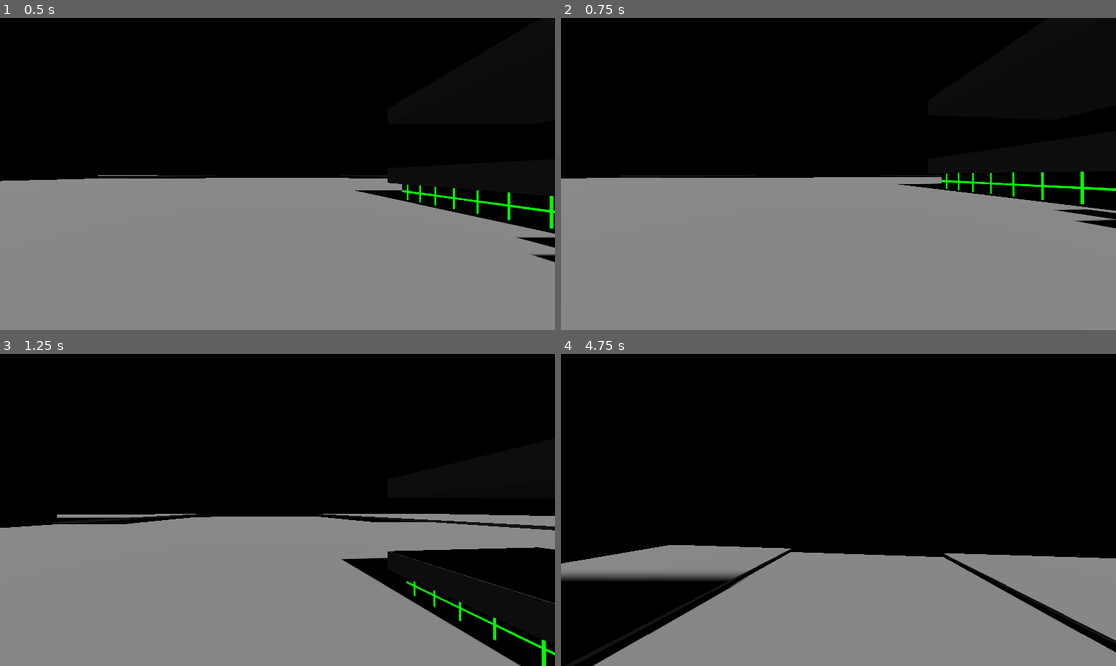
Above: before the commit, frames 1-4 (two rows, left to right).
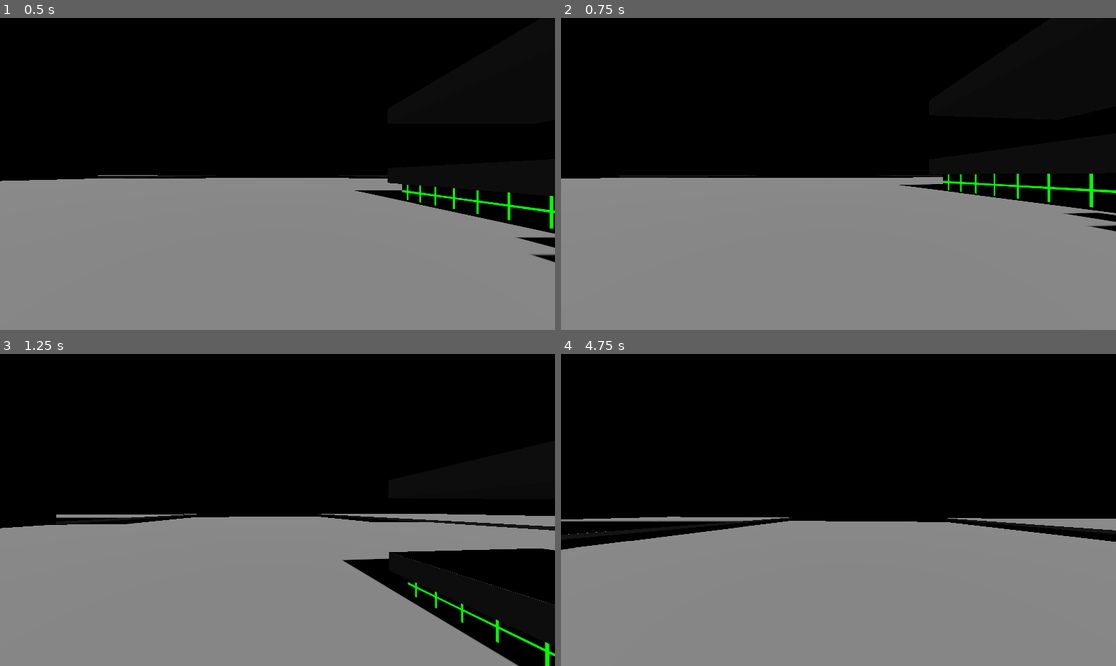
Above: after the commit, the same moments.

Repository: SamuTheFrog/StF-FirstPersonTemplate-GD4
Game: Godot game, scene res://scenes/maps/world_3D_00.tscn
Two runs of this game, one before a commit and one after it. Both use one fixed random seed, a clock stepped at 60 frames per second and the inputs below.
Inputs (mouse positions are in pixels of both pictures, inside the frame that each line leads up to):
- Up to frame 1 (0.5 s): no input
- Up to frame 2 (0.75 s): tap Enter at 0.5 s; move the mouse to (866, 174) at 0.52 s; hold W (move_forward) from 0.53 s (still down); hold C (move_crouch) from 0.53 s (still down)
- Up to frame 3 (1.25 s): keep holding W (move_forward); keep holding C (move_crouch); tap Space (move_jump) at 0.77, 1.07 s; tap Ctrl (move_dodge) at 0.8 s
- Up to frame 4 (4.75 s): keep holding W (move_forward); move the mouse to (810, 510) at 1.27 s; release C (move_crouch) at 1.28 s; tap Ctrl (move_dodge) at 1.35, 3.8, 4.35 s; tap Space (move_jump) at 1.52, 1.82, 2.3, 2.85, 3.02, 3.32, 3.77, 4.07, 4.52 s; tap Shift (move_sprint) at 1.55, 4.55 s; move the mouse to (849, 503) at 2.02 s; hold Shift (move_sprint) 2.03-2.78 s; move the mouse to (832, 516) at 2.77 s; tap C (move_crouch) at 3.05 s; move the mouse to (877, 513) at 3.52 s; hold C (move_crouch) 3.53-4.28 s; move the mouse to (794, 506) at 4.27 s

Frame 1 is identical in both runs. In frame 2, 1.4% of the frame differs, in the area x 4-100%, y 49-69%; in frame 3, 0.9%; in frame 4, 15%, in the area x 0-100%, y 52-100%.

Commit message:
Update_0.0.6
Patch-Fix 0.0.6
Previous version, 0.0.3, fucking broke everything.
Head bob, colliders, framerate, physics, interpolation, everything. Crouching for some reason was a massive pain in the ass to implement. Nearly every implementation of it broke the entire movement script. 
However, I finally figured it out, 3 versions/revisions later. 

While crouched the player can no longer sprint or dodge, however jumping is still possible, and crouching while mid-air is also possible. 
Crouching also slows player and toggles a hitbox that allows to go beneath physics areas - a different hibox entirely will be used for hit detection and environmental damage.
ALL movement is linearly interpolated - crouching, standing, sprinting, dodging, it's all very smooth and feels weighty and realistic, but still responsive.
Physics once again travels, that broke with the last update.
Finally, the game knows if something is above your head and won't allow you to uncrouch if something is, preventing overhead collision bugs

Everything has been built as modular as possible, so implementation of health and energy systems and having them effect the player's movement and abilities should be an easy task.
Script is easily readable, using comments where it might not be.

At last, we have a completed player movement script. May yet still receive updates as development progresses.

Diff:
--- a/project.godot
+++ b/project.godot
@@ -10,8 +10,8 @@
 
 [application]
 
-config/name="GSBox"
-config/version="0.0.1"
+config/name="StF-FirstPersonTemplate-GD4"
+config/version="0.0.6"
 run/main_scene="res://scenes/maps/world_3D_00.tscn"
 config/features=PackedStringArray("4.2", "Forward Plus")
 run/max_fps=600
--- a/scenes/player-3D.tscn
+++ b/scenes/player-3D.tscn
@@ -21,15 +21,15 @@
 [node name="weapon" type="Node3D" parent="head/Camera3D"]
 transform = Transform3D(1, 0, 0, 0, 1, 0, 0, 0, 1, 0.263226, -0.217393, -0.267221)
 
-[node name="standing_collider" type="CollisionShape3D" parent="."]
+[node name="collider_standing" type="CollisionShape3D" parent="."]
 shape = SubResource("CapsuleShape3D_1ntfw")
 
-[node name="crouch_collider" type="CollisionShape3D" parent="."]
+[node name="collider_crouched" type="CollisionShape3D" parent="."]
 transform = Transform3D(1, 0, 0, 0, 1, 0, 0, 0, 1, 0, -0.6, 0)
 shape = SubResource("CapsuleShape3D_aydlg")
 disabled = true
 
-[node name="crouch_check_raycast" type="RayCast3D" parent="."]
+[node name="overhead_raycast" type="RayCast3D" parent="."]
 transform = Transform3D(1, 0, 0, 0, 1, 0, 0, 0, 1, 0, -0.15, 0)
 target_position = Vector3(0, 1.3, 0)
 hit_from_inside = true
--- a/scripts/player.gd
+++ b/scripts/player.gd
@@ -1,124 +1,111 @@
 extends CharacterBody3D
 
-const WALK_SPEED = 9.0 # Obvious
-const MOVE_SMOOTH = 9.0 # This one is used for linear interpolation of movement slowdowns and speed ups
-const SPRINT_SPEED = 15.0 # You
-const CROUCH_SLOWDOWN = 6.0 # Absolute
-const CROUCH_AMP = 0.9 # Stupid-
-const CROUCH_SMOOTH = 9 # Okay, maybe not this one... It's the value for crouch-state enter/exit
-const STANDING_HEIGHT = 0.6# -SMOOTH BRAINED
-const JUMP_VELOCITY = 9.69 # Fucking
-const LOOK_SENSITIVITY = 0.0016 # Idiot
-const BOB_FREQ = 2.0 # Head-bob frequency
-const BOB_AMP = 0.06 # Head-bob amplitude
-const FOV_BASE = 80.0 # Field of View base
-const FOV_WARP = 0.3 # Field of view motion warping strength
-const DODGE_AMP = 900.0 # Dodge amplitude
-const DODGE_SMOOTH = 6.0 # Dodge dodge smoothing
-const DODGE_COOLDOWN = 0.6 # Dodge cooldown
-const AFTERJUMP_AMP = 15.0 # Afterjump amplitude
+const WALK_SPEED_BASE = 9.0
+const SPRINT_SPEED_AMP = 6.0
+const CROUCH_SPEED_AMP = 6.0
+const STANDING_HEIGHT = 0.6
+const CROUCH_HEIGHT_AMP = 0.9
+const DODGE_AMP = 900.0
+const DODGE_COOLDOWN = 0.6
+const JUMP_AMP = 9.69
+const DOUBLEJUMP_AMP = 15.0
+const LOOK_SENSITIVITY = .0016
+const BOB_FREQ = 2.0
+const BOB_AMP = 0.06
+const FOV_BASE = 80.0
+const FOV_WARP = 0.3
 
-var gravity = ProjectSettings.get_setting("physics/3d/default_gravity") # Gravity, this adds it, dumbass.
+var movement_speed = 6.0
+var can_dodge = true
+var can_doublejump = true
+var can_sprint = true
+var hbob = 0.0 # Not entirely sure what this does... but everything breaks without it.
+var gravity = ProjectSettings.get_setting("physics/3d/default_gravity")
 
-@onready var head = $head # Creates reference to head
-@onready var camera = $head/Camera3D # Creates reference to camera
-@onready var fov = "fov" # Makes FOV a publicably editable value
-@onready var standing_collider =  $standing_collider
-@onready var crouch_collider = $crouch_collider
-@onready var crouch_check_raycast = $crouch_check_raycast
+@onready var head = $head
+@onready var camera = $head/Camera3D
+@onready var fov = "fov"
+@onready var collider_standing = $collider_standing
+@onready var collider_crouched = $collider_crouched
+@onready var overhead_raycast = $overhead_raycast
 
 func _ready():
-
-	Input.set_mouse_mode(Input.MOUSE_MODE_CAPTURED) # Track mouse movement + Lock in window
+	Input.set_mouse_mode(Input.MOUSE_MODE_CAPTURED)
 
 func _unhandled_input(event):
-
-# Makes player look around with mouse
 	if event is InputEventMouseMotion:
 		head.rotate_y(event.relative.x * -LOOK_SENSITIVITY)
 		camera.rotate_x(event.relative.y * -LOOK_SENSITIVITY)
 		camera.rotation.x = clamp(camera.rotation.x, deg_to_rad(-85), deg_to_rad(90))
 
 func _physics_process(delta):
-
-	var move_dir = Input.get_vector("move_left", "move_right", "move_forward", "move_backward")
-	var move_direction = (head.transform.basis * Vector3(move_dir.x, 0, move_dir.y)).normalized()
-	var movement_speed = 6.0 # Temporary value for adjusting movement speeds on the go
-	var is_crouched = false
-	var can_dodge = true # Temporary value to prevent Afterjump spam
-	var can_afterjump = true # Temporary value to prevent Temporal Jump spam
-	var hbob = 0.0 # Not entirely sure what this does... something to do with head bobbin'... BUT AS TODD HOWARD SAYS
-  # # # # # # # # # # # # # # IT # # # # # # # # # # JUST # # # # # # # # # # WORKS # # # # # # # # # # # # # # # #
-
 	if not is_on_floor():
 		velocity.y -= gravity * delta
 
+	if Input.is_action_pressed("move_sprint"):
+		if can_sprint:
+			movement_speed = lerp(movement_speed, WALK_SPEED_BASE + SPRINT_SPEED_AMP, delta * 6)
+		else:
+			movement_speed = lerp(movement_speed, WALK_SPEED_BASE, delta * 6)
+
+	var input_dir = Input.get_vector("move_left", "move_right", "move_forward", "move_backward")
+	var direction = (head.transform.basis * Vector3(input_dir.x, 0, input_dir.y)).normalized()
+
+	if Input.is_action_just_pressed("move_dodge"):
+		if can_dodge:
+			velocity.x = lerp(velocity.x, direction.x * DODGE_AMP, delta * 9)
+			velocity.z = lerp(velocity.z, direction.z * DODGE_AMP, delta * 9)
+			can_dodge = false
+			await get_tree().create_timer(DODGE_COOLDOWN).timeout
+			can_dodge = true
+
 	if Input.is_action_pressed("move_crouch"):
-		movement_speed = lerp(movement_speed, WALK_SPEED - CROUCH_SLOWDOWN, delta * CROUCH_SMOOTH)
-		head.position.y = lerp(head.position.y, STANDING_HEIGHT - CROUCH_AMP, delta * CROUCH_SMOOTH)
-		standing_collider.disabled = true
-		crouch_collider.disabled = false
+		movement_speed = lerp(movement_speed, WALK_SPEED_BASE - CROUCH_SPEED_AMP, delta * 3)
 		can_dodge = false
-		is_crouched = true
+		can_sprint = false
+		head.position.y = lerp(head.position.y, STANDING_HEIGHT - CROUCH_HEIGHT_AMP, delta * 9)
+		collider_standing.disabled = true
+		collider_crouched.disabled = false
 	else:
-		if not crouch_check_raycast.is_colliding():
-			head.position.y = lerp(head.position.y, STANDING_HEIGHT, delta * CROUCH_SMOOTH)
-			movement_speed = lerp(movement_speed, WALK_SPEED, delta * CROUCH_SMOOTH)
-			standing_collider.disabled = false
-			crouch_collider.disabled = true
+		if not overhead_raycast.is_colliding():
+			movement_speed = lerp(movement_speed, WALK_SPEED_BASE, delta * 9)
 			can_dodge = true
-			is_crouched = false
-		# FAST AS FUCK BOIIIIIIIIII
-			if Input.is_action_pressed("move_sprint"):
-				movement_speed = SPRINT_SPEED
-			else:
-				movement_speed = WALK_SPEED
-		# So with this, we can dodge things now. That's cool.
-			if Input.is_action_just_pressed("move_dodge"):
-				if can_dodge:
-					velocity.x = lerp(velocity.x, move_direction.x * DODGE_AMP, delta * DODGE_SMOOTH)
-					velocity.z = lerp(velocity.z, move_direction.z * DODGE_AMP, delta * DODGE_SMOOTH)
-					can_dodge = false
-					await get_tree().create_timer(DODGE_COOLDOWN).timeout
-					can_dodge = true
+			can_sprint = true
+			head.position.y = lerp(head.position.y, STANDING_HEIGHT, delta * 3)
+			collider_crouched.disabled = true
+			collider_standing.disabled = false
 
-	# If they on the floor, they can run, lol.
 	if is_on_floor():
-		if move_direction:
-			velocity.x = lerp(velocity.x, move_direction.x * movement_speed, delta * MOVE_SMOOTH)
-			velocity.z = lerp(velocity.z, move_direction.z * movement_speed, delta * MOVE_SMOOTH)
+		if direction:
+			velocity.x = lerp(velocity.x, direction.x * movement_speed, delta * 9.0)
+			velocity.z = lerp(velocity.z, direction.z * movement_speed, delta * 9.0)
 		else:
-			velocity.x = lerp(velocity.x, move_direction.x * movement_speed, delta * MOVE_SMOOTH)
-			velocity.z = lerp(velocity.z, move_direction.z * movement_speed, delta * MOVE_SMOOTH)
+			velocity.x = lerp(velocity.x, direction.x * movement_speed, delta * 6.0)
+			velocity.z = lerp(velocity.z, direction.z * movement_speed, delta * 6.0)
 	else:
-		velocity.x = lerp(velocity.x, move_direction.x * movement_speed, delta * MOVE_SMOOTH)
-		velocity.z = lerp(velocity.z, move_direction.z * movement_speed, delta * MOVE_SMOOTH)
+		velocity.x = lerp(velocity.x, direction.x * movement_speed, delta * 6.0)
+		velocity.z = lerp(velocity.z, direction.z * movement_speed, delta * 6.0)
 
-	# Bunny hops FTW
 	if Input.is_action_pressed("move_jump") and is_on_floor():
-		velocity.y = JUMP_VELOCITY
+		velocity.y = JUMP_AMP
 
-	# I always liked double jumps in games... Metroid did it best.
 	if Input.is_action_just_pressed("move_jump") and not is_on_floor():
-		if can_afterjump:
-			velocity.y = AFTERJUMP_AMP
-			can_afterjump = false
-	# Prevents infinite Afterjump
+		if can_doublejump:
+			velocity.y = DOUBLEJUMP_AMP
+			can_doublejump = false
+
 	if is_on_floor():
-		can_afterjump = true
+		can_doublejump = true
 
-	# Makes head go bobbin'.
 	hbob += delta * velocity.length()  * float(is_on_floor())
 	camera.transform.origin = _headbob(hbob)
 
-	# Makes FOV warp depending on speed, but only to a max.
-	var velocity_clamped = clamp(velocity.length(), 0.9, SPRINT_SPEED * 33)
+	var velocity_clamped = clamp(velocity.length(), 0.9, SPRINT_SPEED_AMP * 33)
 	var target_fov = FOV_BASE + FOV_WARP * velocity_clamped
 	camera.fov = lerp(camera.fov, target_fov, delta * 9)
 
-	move_and_slide() # Oooooooooo, slippery
+	move_and_slide()
 
-# HEAD BOB FUNCIONALITY - UNIMPORTANT REALLY SO KEEP IT AT THE BOTTOM YOU FUCKING LOSER
 func _headbob(time) -> Vector3:
 	var pos = Vector3.ZERO
 	pos.y = sin(time * BOB_FREQ) * BOB_AMP
